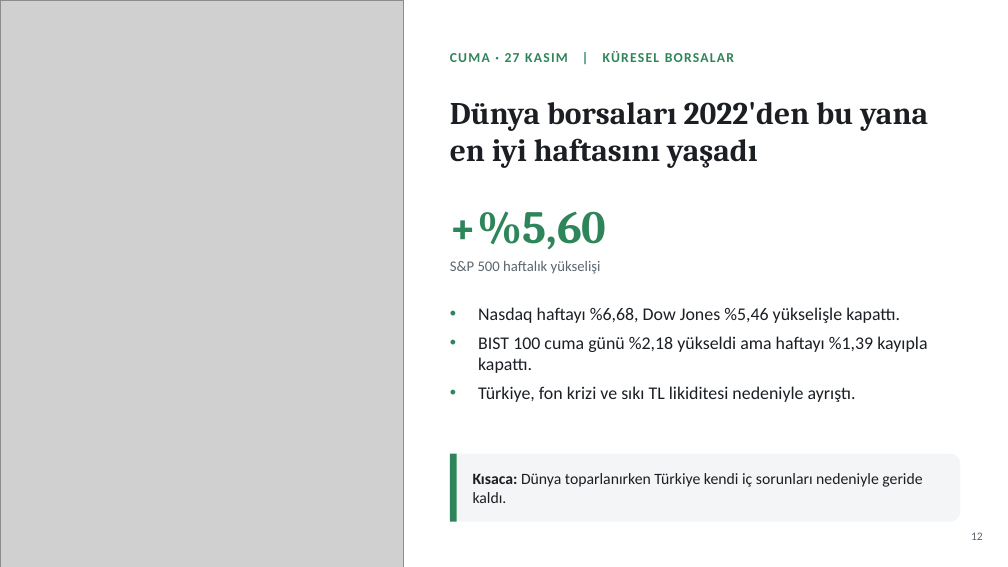
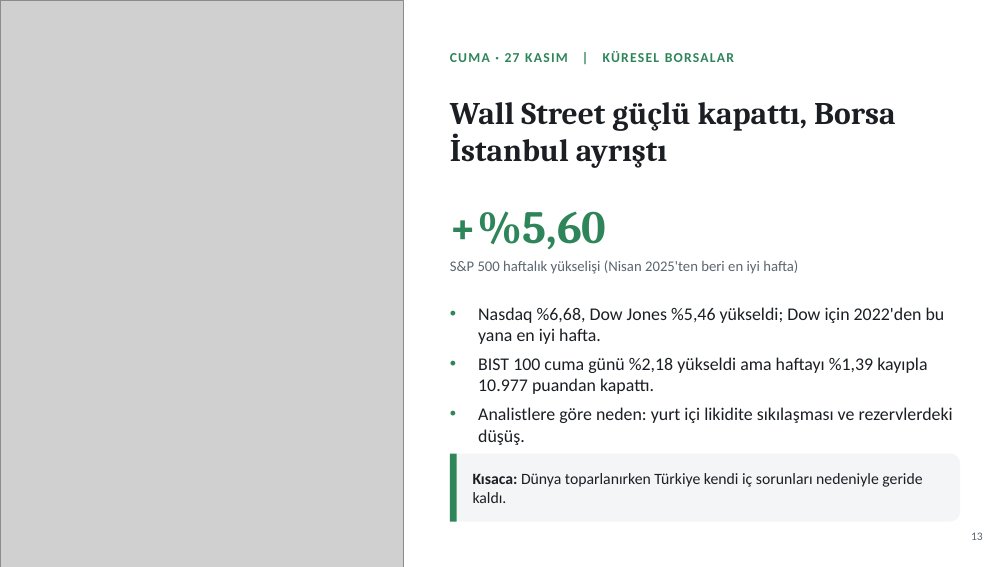
Before and after one commit to likyastudio/ikya-studios-ad, a slide deck: slide 13 of sunum/Haftalik_Ekonomi_Gundemi_Sade.pptx (slide 12 before the commit). Drawn at 1008x567 pixels with LibreOffice and Linux fonts; fonts in the diff are those of the drawing; grey boxes stand for pictures. Boxes give left, top, right and bottom in pixels: in the first picture for what was removed or moved away, otherwise in the second. Text is boxed around its words. In the diff, an @@ line names an element or a change of style, - is before the commit and + after.

```diff
--- a/sunum/Haftalik_Ekonomi_Gundemi_Sade.pptx
+++ b/sunum/Haftalik_Ekonomi_Gundemi_Sade.pptx
@@ text at (450, 102, 895, 168): text changed @@
-Dünya borsaları 2022'den bu yana en iyi haftasını yaşadı
+Wall Street güçlü kapattı, Borsa İstanbul ayrıştı
@@ text at (450, 260, 798, 274): text changed @@
-S&P 500 haftalık yükselişi
+S&P 500 haftalık yükselişi (Nisan 2025'ten beri en iyi hafta)
@@ text at (478, 307, 953, 445): text changed @@
-• Nasdaq haftayı %6,68, Dow Jones %5,46 yükselişle kapattı.
-• BIST 100 cuma günü %2,18 yükseldi ama haftayı %1,39 kayıpla kapattı.
-• Türkiye, fon krizi ve sıkı TL likiditesi nedeniyle ayrıştı.
+• Nasdaq %6,68, Dow Jones %5,46 yükseldi; Dow için 2022'den bu yana en iyi hafta.
+• BIST 100 cuma günü %2,18 yükseldi ama haftayı %1,39 kayıpla 10.977 puandan kapattı.
+• Analistlere göre neden: yurt içi likidite sıkılaşması ve rezervlerdeki düşüş.
```
Also in this commit, not shown: 14 other slides changed, 1 slide added, 1 slide removed.
